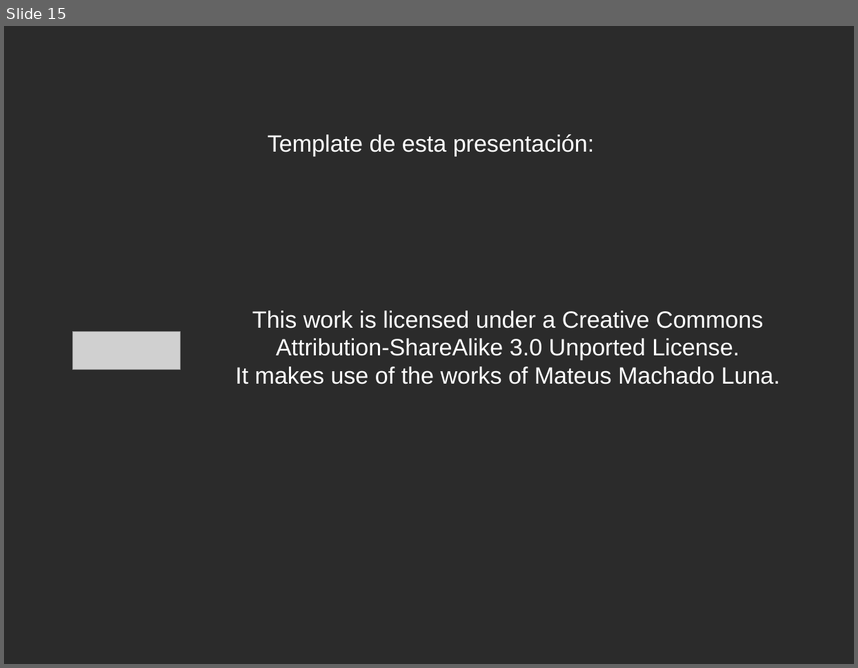
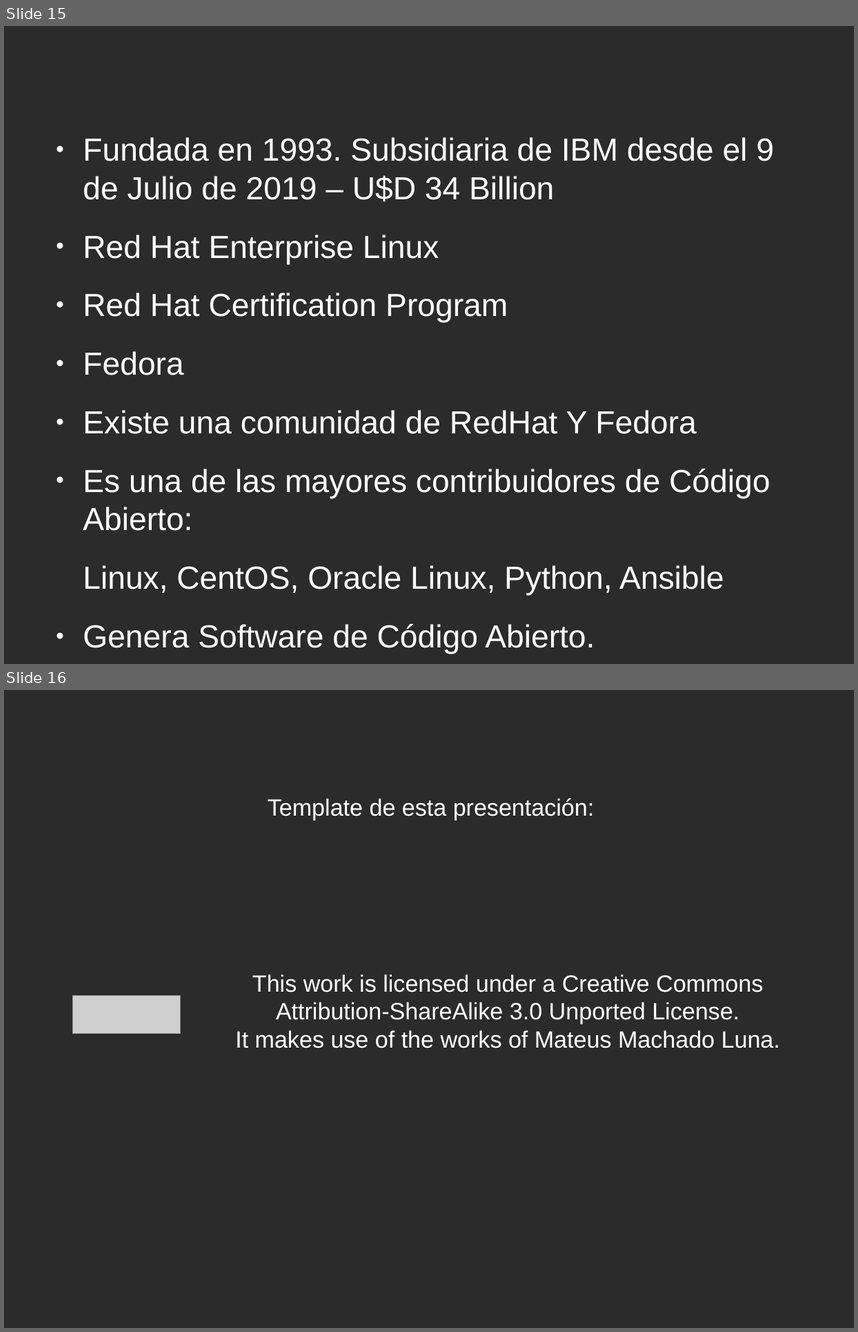
Before and after one commit to eamanu/Talks, a slide deck: 2019/JornadaEmpredendedorUNLAR/EmprendiendoConSoftwareLibre.odp. Shown one above the other, each under a label of ours: slide 15 before the commit, slides 15 and 16 after it. The pictures are 858x668 and 858x1332 pixels, drawn with LibreOffice and Linux fonts; fonts in the diff are those of the drawing; grey boxes stand for pictures; background and template pictures are left out; a plain dark background stands for a picture behind light text. Boxes give left, top, right and bottom in pixels: in the first picture for what was removed or moved away, otherwise in the second. Text is boxed around its words. In the diff, an @@ line names an element or a change of style, - is before the commit and + after.

```diff
--- a/2019/JornadaEmpredendedorUNLAR/EmprendiendoConSoftwareLibre.odp
+++ b/2019/JornadaEmpredendedorUNLAR/EmprendiendoConSoftwareLibre.odp
@@ slide 15 added at (4,26,854,664), background picture (left out) @@
@@ text added at (83,137,774,654), 29.8 pt, text #FFFFFF @@
+● Fundada en 1993. Subsidiaria de IBM desde el 9 de Julio de 2019 – U$D 34 Billion
+● Red Hat Enterprise Linux
+● Red Hat Certification Program
+● Fedora
+● Existe una comunidad de RedHat Y Fedora
+● Es una de las mayores contribuidores de Código Abierto:
+Linux, CentOS, Oracle Linux, Python, Ansible
+● Genera Software de Código Abierto.
@@ what was slide 15 is now slide 16 @@
```
Also in this commit, not shown: 3 other slides added, 3 slides removed.
